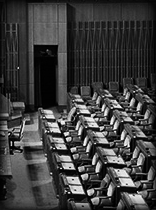
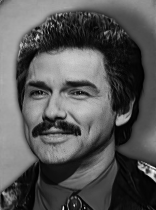
Comparing the layer stacks of the two 156×210 images. Changes:
added layer "Layer 13" above "vrf1jq_e8852d1edd3eca0014d787435b182d002697f149" over [0, 10, 156, 210]
hid "Layer 12" over [0, 0, 156, 210]
